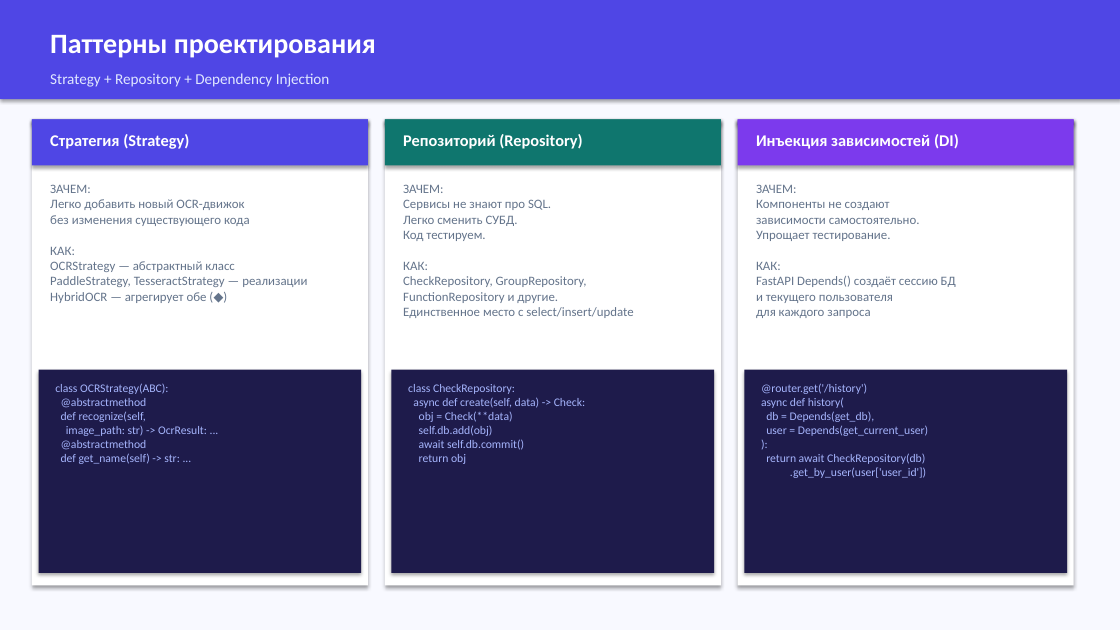
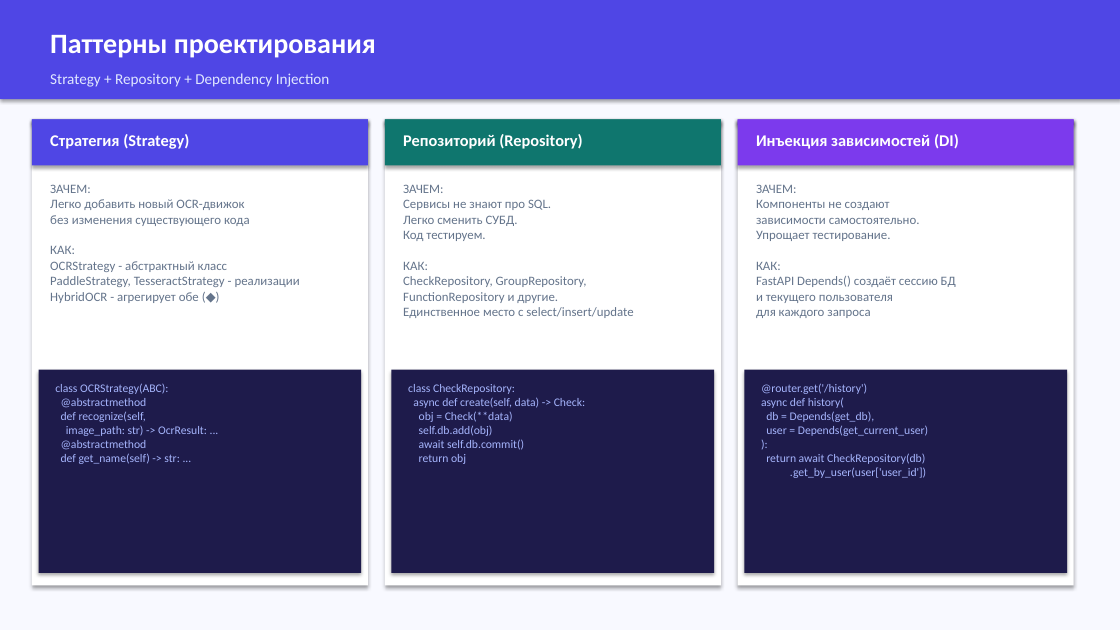
Before and after one commit to KatyaDolgova/russian-handwriting-checker, a slide deck: slide 18 of russian-handwriting-checker-new/RusYazyk_AI_v2.pptx. Drawn at 1120x630 pixels with LibreOffice and Linux fonts; fonts in the diff are those of the drawing. Boxes give left, top, right and bottom in pixels: in the first picture for what was removed or moved away, otherwise in the second. Text is boxed around its words. In the diff, an @@ line names an element or a change of style, - is before the commit and + after.

```diff
--- a/russian-handwriting-checker-new/RusYazyk_AI_v2.pptx
+++ b/russian-handwriting-checker-new/RusYazyk_AI_v2.pptx
@@ text at [50,185,300,303]: text changed @@
-ЗАЧЕМ:
-Легко добавить новый OCR-движок
-без изменения существующего кода
-КАК:
-OCRStrategy — абстрактный класс
-PaddleStrategy, TesseractStrategy — реализации
-HybridOCR — агрегирует обе (◆)
+ЗАЧЕМ:
+Легко добавить новый OCR-движок
+без изменения существующего кода
+КАК:
+OCRStrategy - абстрактный класс
+PaddleStrategy, TesseractStrategy - реализации
+HybridOCR - агрегирует обе (◆)
```
Also in this commit, not shown: 15 other slides changed, 8 other files.
